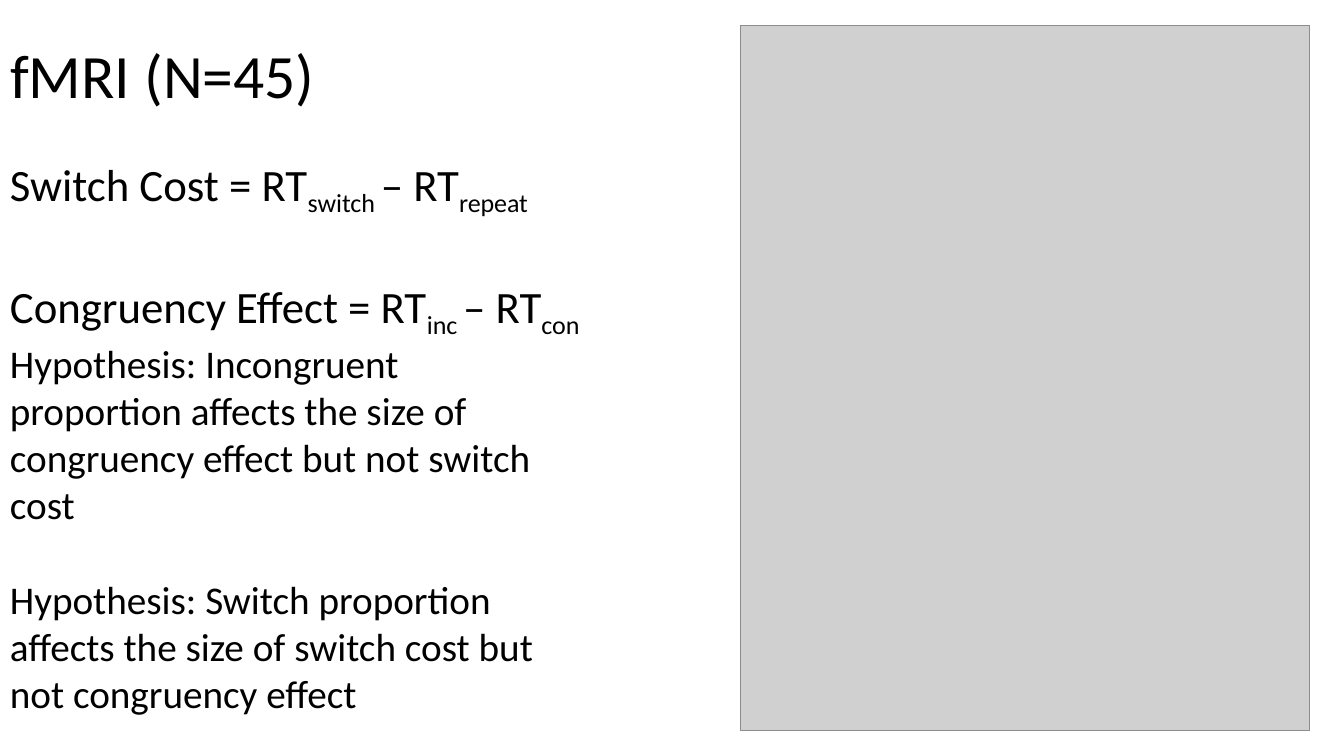
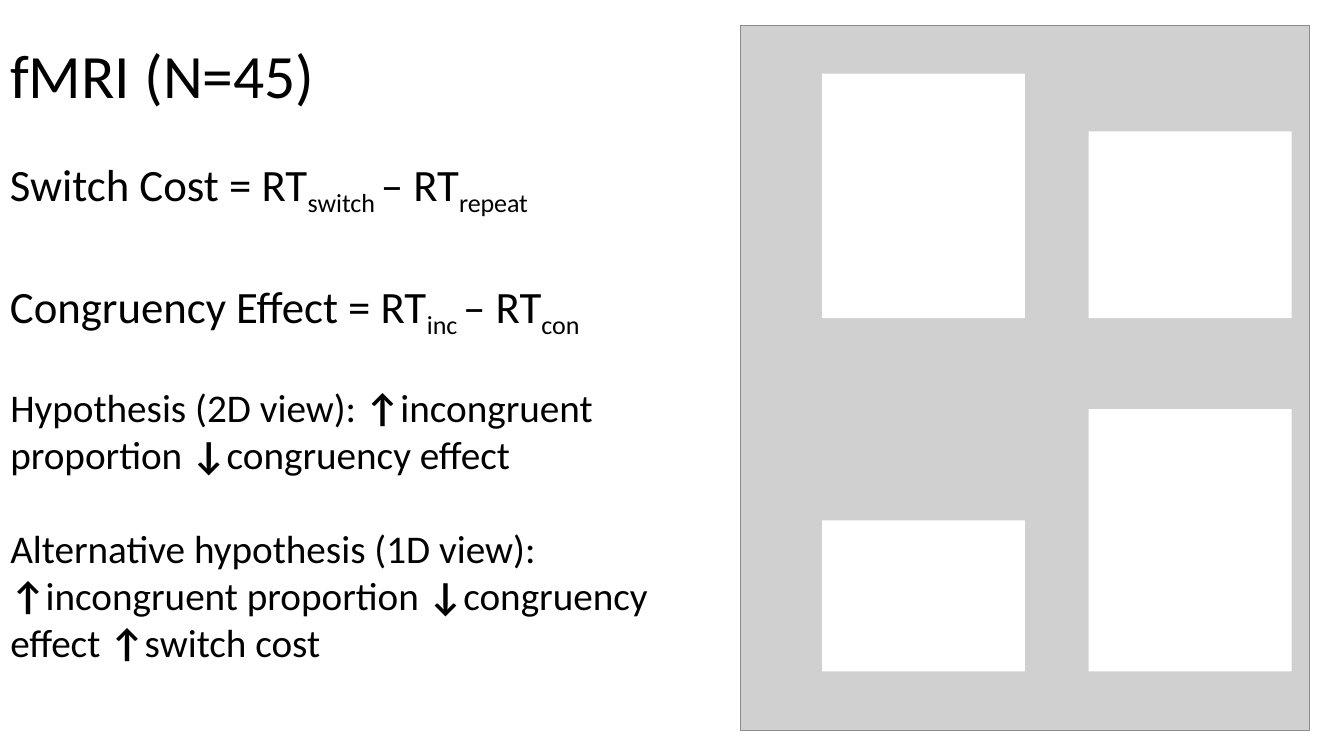
Before and after one commit to jimzhang629/third_year_talk, a slide deck: slide 27 of thirdYearTalk_JZ1.pptx (slide 22 before the commit). Drawn at 1344x756 pixels with LibreOffice and Linux fonts; fonts in the diff are those of the drawing; grey boxes stand for pictures. Boxes give left, top, right and bottom in pixels: in the first picture for what was removed or moved away, otherwise in the second. Text is boxed around its words. In the diff, an @@ line names an element or a change of style, - is before the commit and + after.

Commit message:
final version

```diff
--- a/thirdYearTalk_JZ1.pptx
+++ b/thirdYearTalk_JZ1.pptx
@@ rectangle added at (823,74,1025,319), fill #FFFFFF @@
@@ rectangle added at (1089,131,1292,318), fill #FFFFFF @@
@@ text at (10,393,648,662): text changed @@
-Hypothesis: Incongruent proportion affects the size of congruency effect but not switch cost
-Hypothesis: Switch proportion affects the size of switch cost but not congruency effect
+Hypothesis (2D view): ↑incongruent proportion ↓congruency effect
+Alternative hypothesis (1D view): ↑incongruent proportion ↓congruency effect ↑switch cost
@@ rectangle added at (1089,409,1292,671), fill #FFFFFF @@
@@ rectangle added at (823,520,1025,671), fill #FFFFFF @@
```
Also in this commit, not shown: 14 other slides changed, 22 slides added, 1 slide removed.
